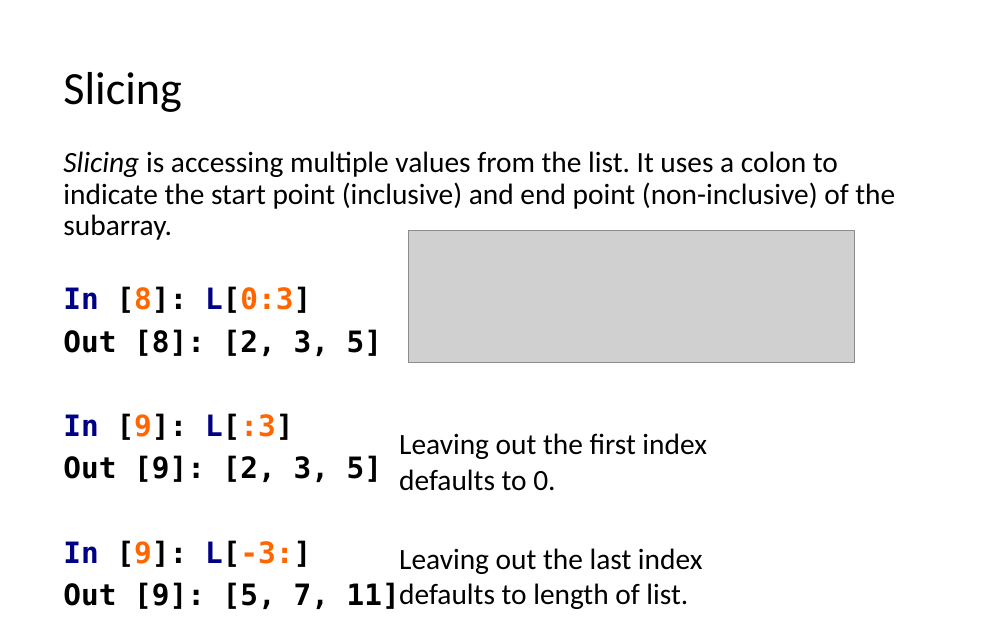
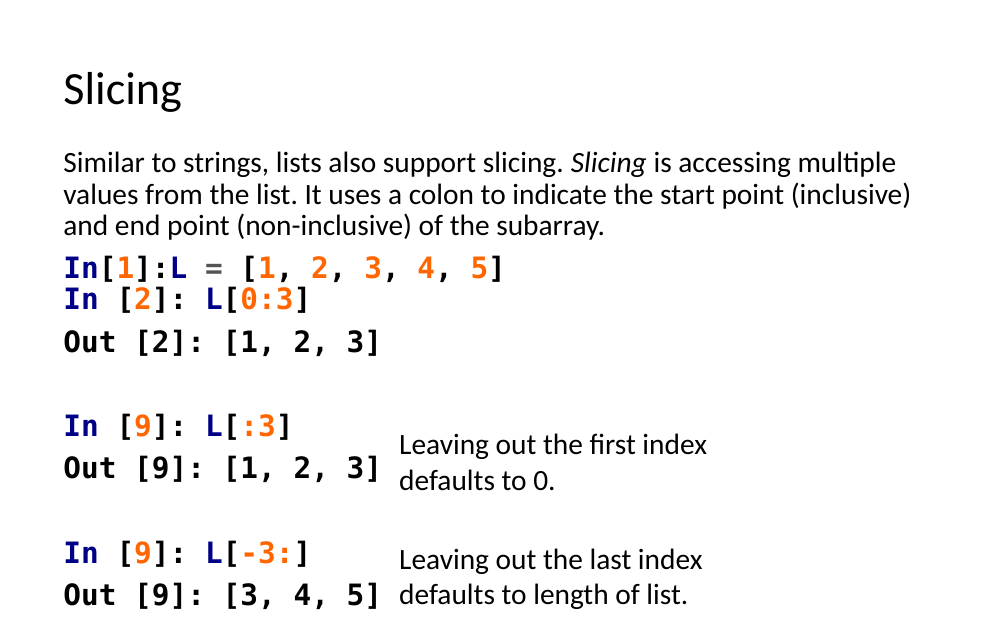
Before and after one commit to LongBaoNguyen/longbaonguyen.github.io, a slide deck: slide 8 of courses/apcsp/lect7.pptx. Drawn at 1008x630 pixels with LibreOffice and Linux fonts; fonts in the diff are those of the drawing; grey boxes stand for pictures. Boxes give left, top, right and bottom in pixels: in the first picture for what was removed or moved away, otherwise in the second. Text is boxed around its words. In the diff, an @@ line names an element or a change of style, - is before the commit and + after.

```diff
--- a/courses/apcsp/lect7.pptx
+++ b/courses/apcsp/lect7.pptx
@@ text at (63,151,911,356): text changed @@
-Slicing is accessing multiple values from the list. It uses a colon to indicate the start point (inclusive) and end point (non-inclusive) of the subarray.
-In [8]: L[0:3]
-Out [8]: [2, 3, 5]
+Similar to strings, lists also support slicing. Slicing is accessing multiple values from the list. It uses a colon to indicate the start point (inclusive) and end point (non-inclusive) of the subarray.
+In[1]:L = [1, 2, 3, 4, 5]
+In [2]: L[0:3]
+Out [2]: [1, 2, 3]
@@ picture removed at (409,230,856,362) @@
@@ text at (63,455,382,482): text changed @@
-Out [9]: [2, 3, 5]
+Out [9]: [1, 2, 3]
@@ text at (63,582,382,609): text changed @@
-Out [9]: [5, 7, 11]
+Out [9]: [3, 4, 5]
```
Also in this commit, not shown: 14 other slides changed, 8 slides added, 1 slide removed, 5 other files.
